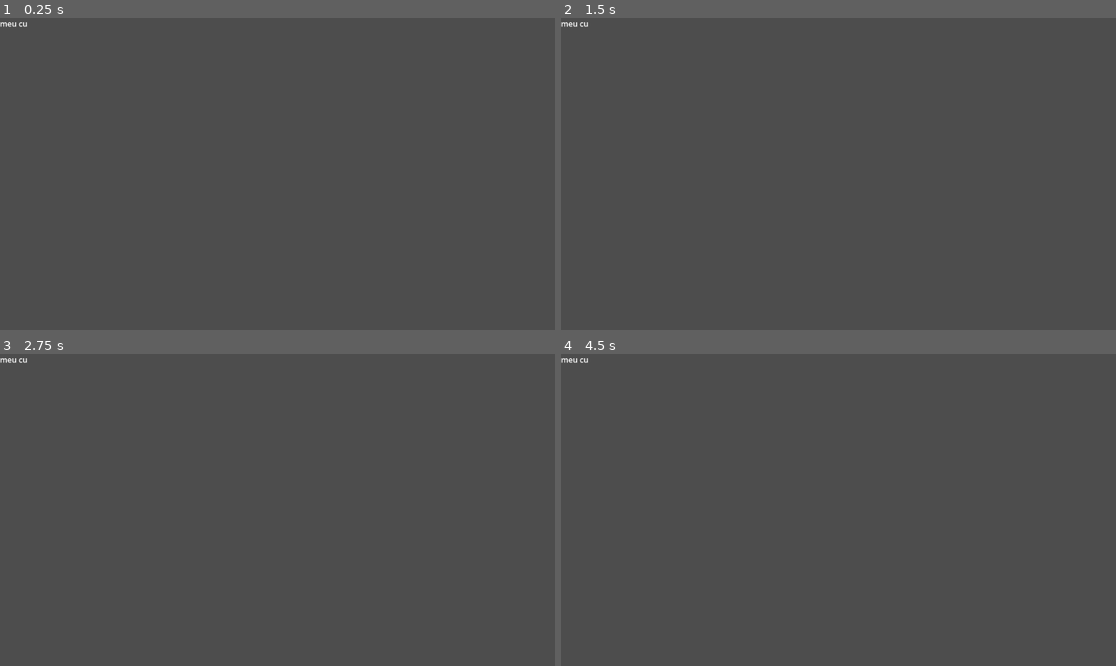
Above: before the commit, frames 1-4 (two rows, left to right).
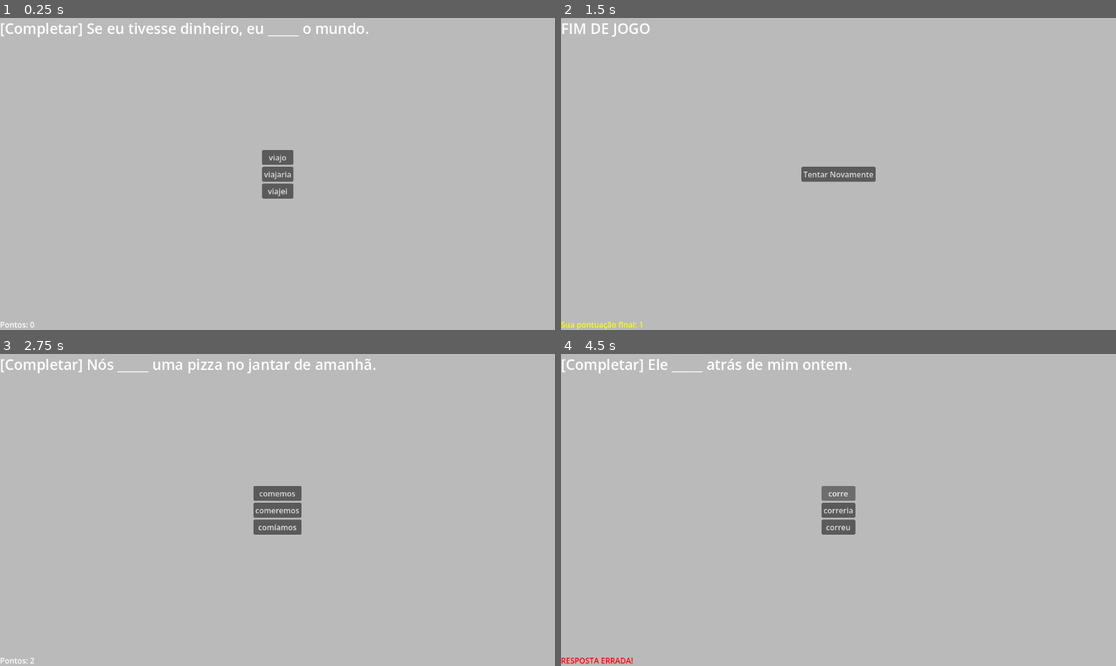
Above: after the commit, the same moments.

Repository: Tohke/Merlin
Game: Godot game, scene res://Game.tscn
Two runs of this game, one before a commit and one after it. Both use one fixed random seed, a clock stepped at 60 frames per second and the inputs below.
Inputs (mouse positions are in pixels of both pictures, inside the frame that each line leads up to):
- Up to frame 1 (0.25 s): no input
- Up to frame 2 (1.5 s): click (838, 158) at 0.5 s, where only the run after the commit has a clickable "viajo"; click (838, 174) at 1.25 s, where only the run after the commit has a clickable "viajaria"
- Up to frame 3 (2.75 s): click (277, 494) at 2 s, where only the run after the commit has a clickable "-mente"
- Up to frame 4 (4.5 s): click (838, 494) at 2.75 s, where only the run after the commit has a clickable "comemos"; click (838, 510) at 3.5 s, where only the run after the commit has a clickable "comeremos"; click (838, 494) at 4.25 s, where only the run after the commit has a clickable "corre"

The runs differ from the first frame. In frame 1, 99% of the frame differs, in the area x 0-100%, y 0-100%; in frame 2, 99%; in frame 3, 99%; in frame 4, 100%.

Commit message:
não sei

Diff:
--- a/Game.tscn
+++ b/Game.tscn
@@ -1,4 +1,6 @@
 [gd_scene format=3 uid="uid://c3p5p0aaqsnv2"]
+
+[ext_resource type="Script" uid="uid://bgv0rcoav0wki" path="res://game.gd" id="1_wbfu4"]
 
 [node name="Game" type="Control" unique_id=2002747707]
 layout_mode = 3
@@ -7,7 +9,17 @@
 anchor_bottom = 1.0
 grow_horizontal = 2
 grow_vertical = 2
+script = ExtResource("1_wbfu4")
 metadata/_edit_use_anchors_ = true
+
+[node name="ColorRect" type="ColorRect" parent="." unique_id=193685775]
+layout_mode = 1
+anchors_preset = 15
+anchor_right = 1.0
+anchor_bottom = 1.0
+grow_horizontal = 2
+grow_vertical = 2
+color = Color(0.73, 0.73, 0.73, 1)
 
 [node name="QuestionText" type="Label" parent="." unique_id=1280700228]
 layout_mode = 1
@@ -15,7 +27,7 @@
 anchor_right = 1.0
 offset_bottom = 23.0
 grow_horizontal = 2
-text = "meu cu"
+theme_override_font_sizes/font_size = 30
 
 [node name="OptionsContainer" type="VBoxContainer" parent="." unique_id=623228934]
 layout_mode = 1
--- a/game.gd
+++ b/game.gd
@@ -1,60 +1,45 @@
 extends Control
 
-# Conectando o código aos elementos da tela
 @onready var question_text = $QuestionText
 @onready var options_container = $OptionsContainer
 @onready var feedback_text = $FeedbackText
 
-# Variável para controlar em qual pergunta estamos
 var current_question_index = 0
+var score = 0
 
-# Nosso banco de dados "Vibe Coding" de perguntas
 var quiz_data = [
-	{
-		"question": "Ele _____ atrás de mim ontem.",
-		"options": ["corre", "correria", "correu"],
-		"correct_answer": 2 # Índice da resposta certa: 0=corre, 1=correria, 2=correu
-	},
-	{
-		"question": "Nós _____ uma pizza deliciosa no jantar.",
-		"options": ["comemos", "comerão", "comerei"],
-		"correct_answer": 0
-	},
-	{
-		"question": "Se eu tivesse dinheiro, eu _____ o mundo.",
-		"options": ["viajo", "viajaria", "viajei"],
-		"correct_answer": 1
-	}
+	# --- COMPLETAR ---
+	{"question": "[Completar] Ele _____ atrás de mim ontem.", "options": ["corre", "correria", "correu"], "correct_answer": 2},
+	{"question": "[Completar] Nós _____ uma pizza no jantar de amanhã.", "options": ["comemos", "comeremos", "comíamos"], "correct_answer": 1},
+	{"question": "[Completar] Se eu tivesse dinheiro, eu _____ o mundo.", "options": ["viajo", "viajaria", "viajei"], "correct_answer": 1},
+	# --- PREFIXO/SUFIXO ---
+	{"question": "[Prefixo/Sufixo] Sufixo para base 'Feliz':", "options": ["-mente", "-ção", "-ismo"], "correct_answer": 0},
+	{"question": "[Prefixo/Sufixo] Prefixo para 'Fazer' (reverter):", "options": ["Re-", "Des-", "In-"], "correct_answer": 1}
+	# Você pode adicionar as outras aqui depois!
 ]
 
 func _ready():
-	# Isso roda assim que você dá Play no jogo
+	quiz_data.shuffle()
 	load_question()
 
 func load_question():
-	# Verifica se já respondemos todas as perguntas
-	if current_question_index >= quiz_data.size():
-		question_text.text = "Fim de jogo! Você zerou o quiz."
-		options_container.hide() # Esconde os botões
-		feedback_text.text = ""
-		return
-
-	# Pega a pergunta atual do nosso banco de dados
-	var current_q = quiz_data[current_question_index]
-
-	# Atualiza os textos na tela
-	question_text.text = current_q["question"]
-	feedback_text.text = ""
-
-	# Limpa os botões da pergunta anterior (se houver)
+	# Limpa a tela
 	for child in options_container.get_children():
 		child.queue_free()
 
-	# Cria os novos botões automaticamente com base nas opções
+	# Se chegou ao fim de todas as perguntas sem errar: VITÓRIA!
+	if current_question_index >= quiz_data.size():
+		show_end_screen("Você Venceu! Parabéns!")
+		return
+
+	var current_q = quiz_data[current_question_index]
+	question_text.text = current_q["question"]
+	feedback_text.text = "Pontos: " + str(score)
+	feedback_text.modulate = Color.WHITE # Reseta a cor para branco
+
 	for i in range(current_q["options"].size()):
 		var btn = Button.new()
 		btn.text = current_q["options"][i]
-		# Configura o botão para rodar uma função quando clicado
 		btn.pressed.connect(_on_option_selected.bind(i))
 		options_container.add_child(btn)
 
@@ -62,14 +47,35 @@
 	var correct_index = quiz_data[current_question_index]["correct_answer"]
 
 	if selected_index == correct_index:
-		feedback_text.text = "Correto! Mandou muito."
-		feedback_text.modulate = Color.GREEN # Fica verde
+		score += 1
+		feedback_text.text = "Correto!"
+		feedback_text.modulate = Color.GREEN
 
-		current_question_index += 1 # Vai para a próxima pergunta
-
-		# Espera 1 segundo para o jogador ler que acertou e carrega a próxima
-		await get_tree().create_timer(1.0).timeout
+		current_question_index += 1
+		await get_tree().create_timer(0.5).timeout
 		load_question()
 	else:
-		feedback_text.text = "Ops, quase! Tente outra."
-		feedback_text.modulate = Color.RED # Fica vermelho
+		# ERROU: Fim de jogo imediato!
+		feedback_text.text = "RESPOSTA ERRADA!"
+		feedback_text.modulate = Color.RED
+
+		# Pequena pausa para o jogador sentir o drama do erro antes da tela final
+		await get_tree().create_timer(0.8).timeout
+		show_end_screen("FIM DE JOGO")
+
+# Função centralizada para mostrar o resultado final
+func show_end_screen(title_message):
+	# Limpa os botões de opções
+	for child in options_container.get_children():
+		child.queue_free()
+
+	# Atualiza os textos da tela final
+	question_text.text = title_message
+	feedback_text.text = "Sua pontuação final: " + str(score)
+	feedback_text.modulate = Color.YELLOW # Destaque para o placar
+
+	# Cria o botão de reiniciar
+	var restart_btn = Button.new()
+	restart_btn.text = "Tentar Novamente"
+	restart_btn.pressed.connect(func(): get_tree().reload_current_scene())
+	options_container.add_child(restart_btn)
